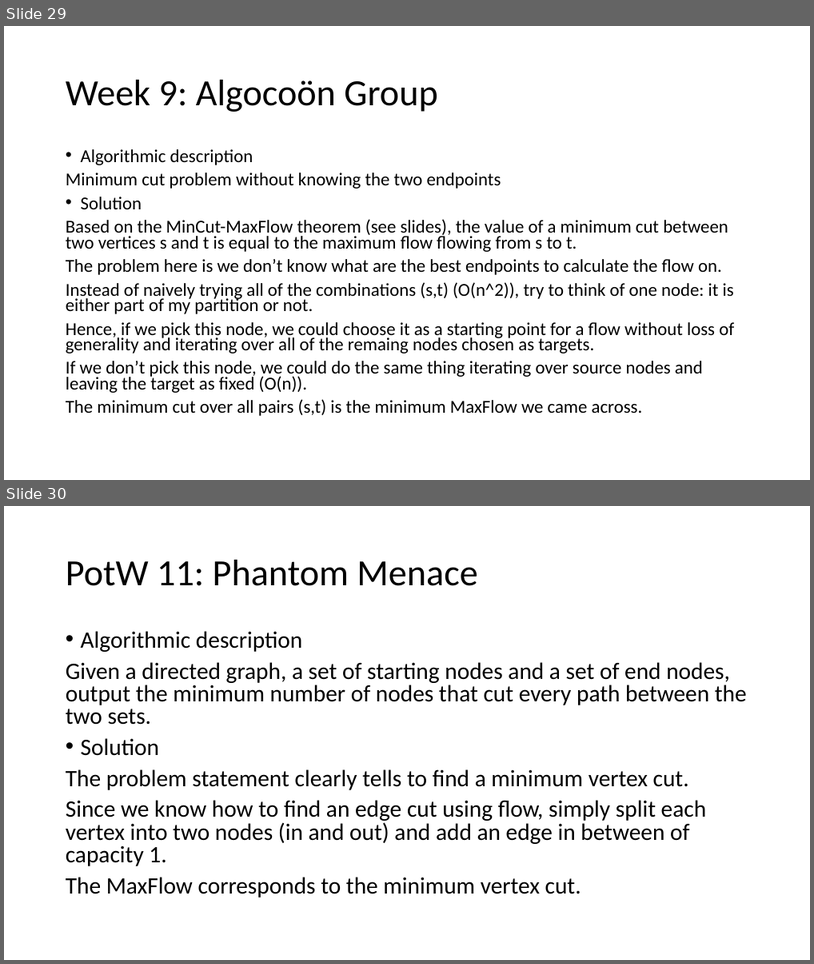
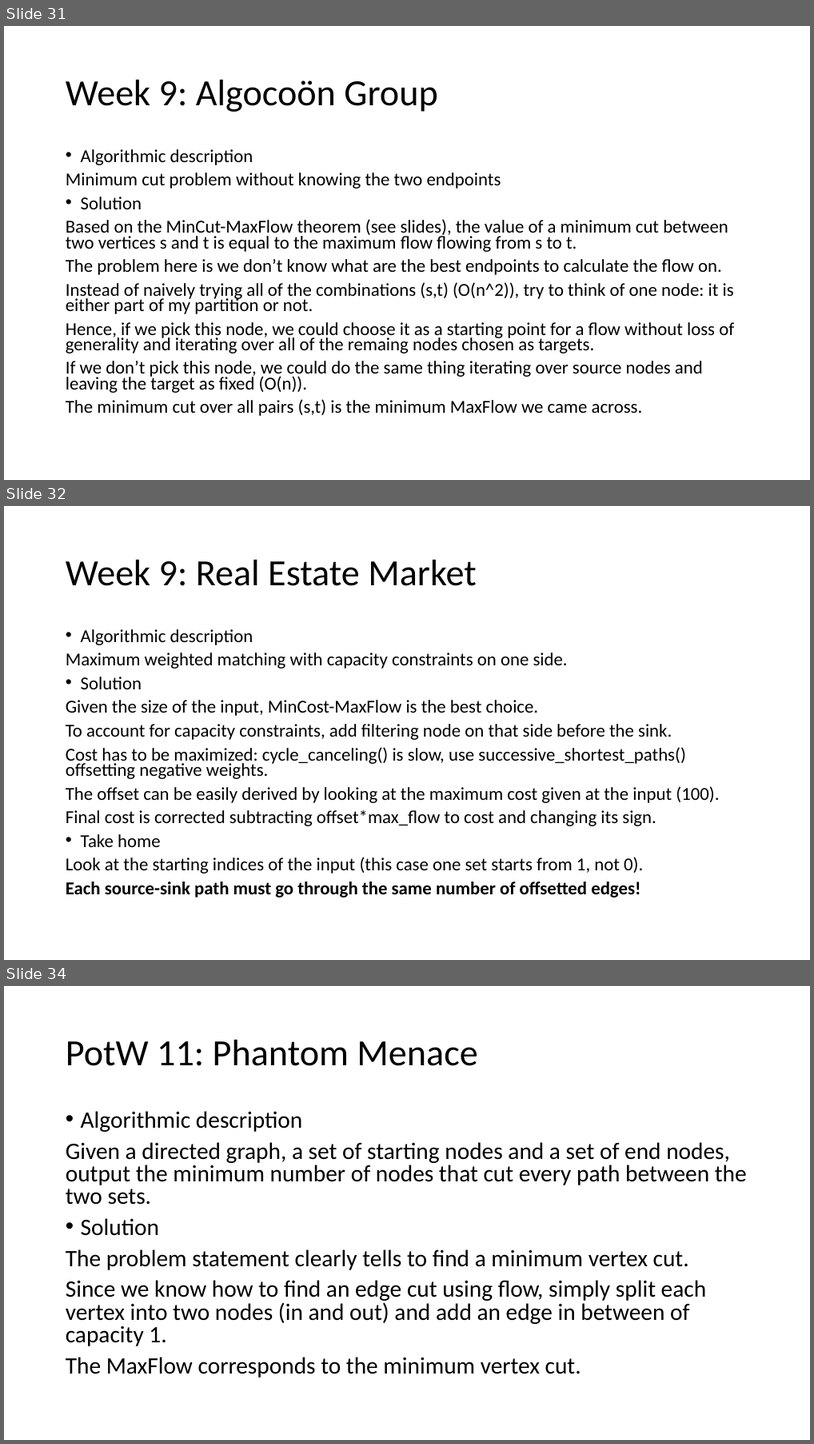
Before and after one commit to giacomocamposampiero/algolab, a slide deck: Recap.pptx. Shown one above the other, each under a label of ours: slides 29 and 30 before the commit, slides 31, 32 and 34 after it; the slides between them are not shown. The pictures are 814x964 and 814x1444 pixels, drawn with LibreOffice and Linux fonts; fonts in the diff are those of the drawing. Boxes give left, top, right and bottom in pixels: in the first picture for what was removed or moved away, otherwise in the second. Text is boxed around its words. In the diff, an @@ line names an element or a change of style, - is before the commit and + after.

```diff
--- a/Recap.pptx
+++ b/Recap.pptx
@@ slide 32 added at bbox=[4, 506, 810, 960], background #FFFFFF @@
@@ title added at bbox=[66, 560, 476, 586], 44 pt, text #000000 @@
+Week 9: Real Estate Market
@@ text added at bbox=[66, 629, 719, 897], 21.7 pt, text #000000 @@
+• Algorithmic description
+Maximum weighted matching with capacity constraints on one side.
+• Solution
+Given the size of the input, MinCost-MaxFlow is the best choice.
+To account for capacity constraints, add filtering node on that side before the sink.
+Cost has to be maximized: cycle_canceling() is slow, use successive_shortest_paths() offsetting negative weights.
+The offset can be easily derived by looking at the maximum cost given at the input (100).
+Final cost is corrected subtracting offset*max_flow to cost and changing its sign.
+• Take home
+Look at the starting indices of the input (this case one set starts from 1, not 0).
+Each source-sink path must go through the same number of offsetted edges!
@@ what was slide 29 is now slide 31 @@
@@ what was slide 30 is now slide 34 @@
```
Also in this commit, not shown: 3 other slides added.
